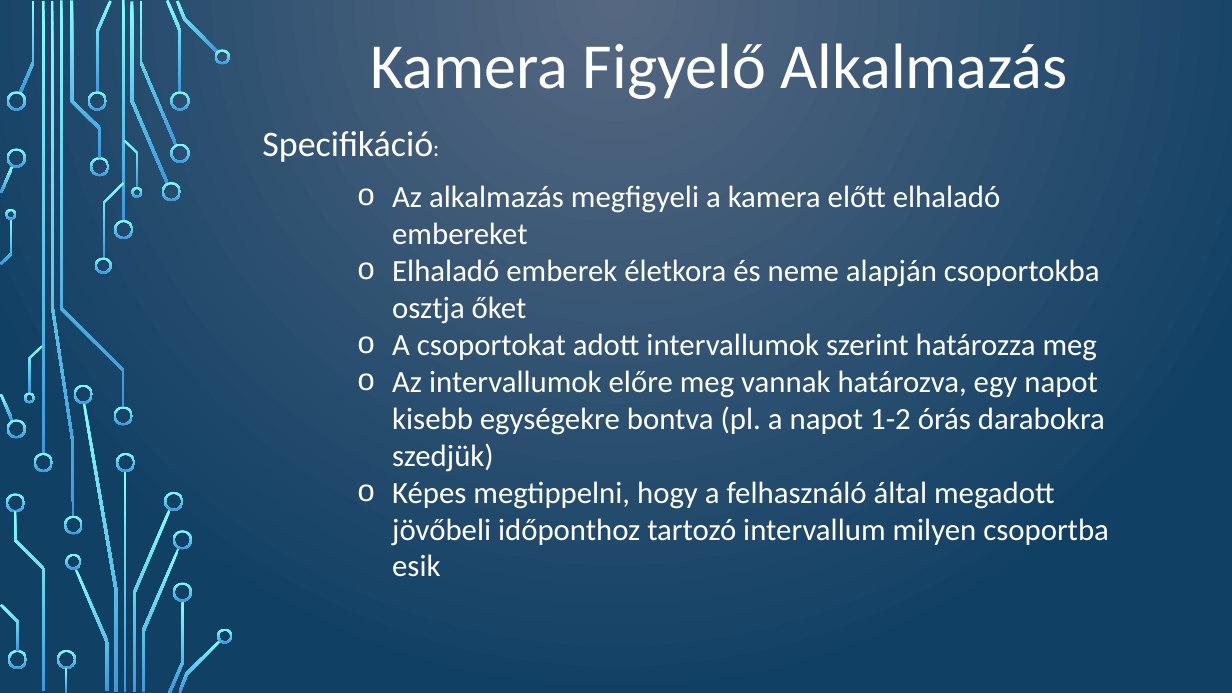
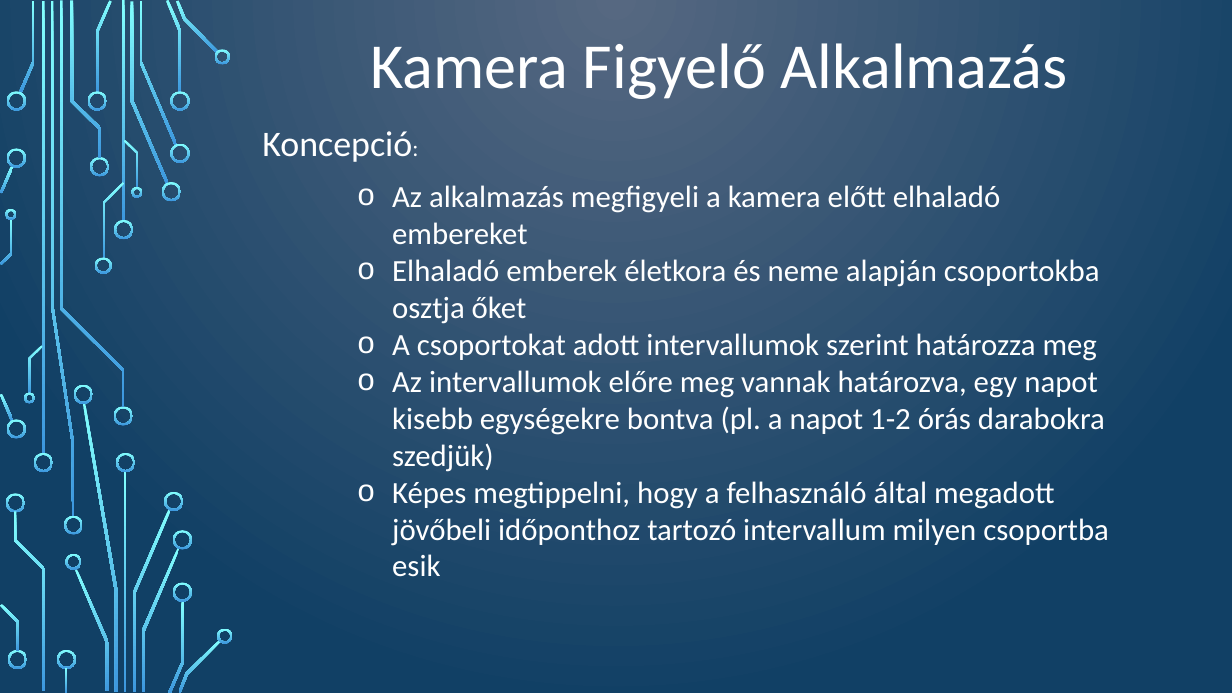
Before and after one commit to markovics-gergely/onlab, a slide deck: slide 1 of Specifikáció.pptx. Drawn at 1232x693 pixels with LibreOffice and Linux fonts; fonts in the diff are those of the drawing; background and template pictures are left out. Boxes give left, top, right and bottom in pixels: in the first picture for what was removed or moved away, otherwise in the second. Text is boxed around its words. In the diff, an @@ line names an element or a change of style, - is before the commit and + after.

```diff
--- a/Specifikáció.pptx
+++ b/Specifikáció.pptx
@@ text at [262,131,412,162]: text changed @@
-Specifikáció:
+Koncepció:
```
Also in this commit, not shown: 3 other files.
